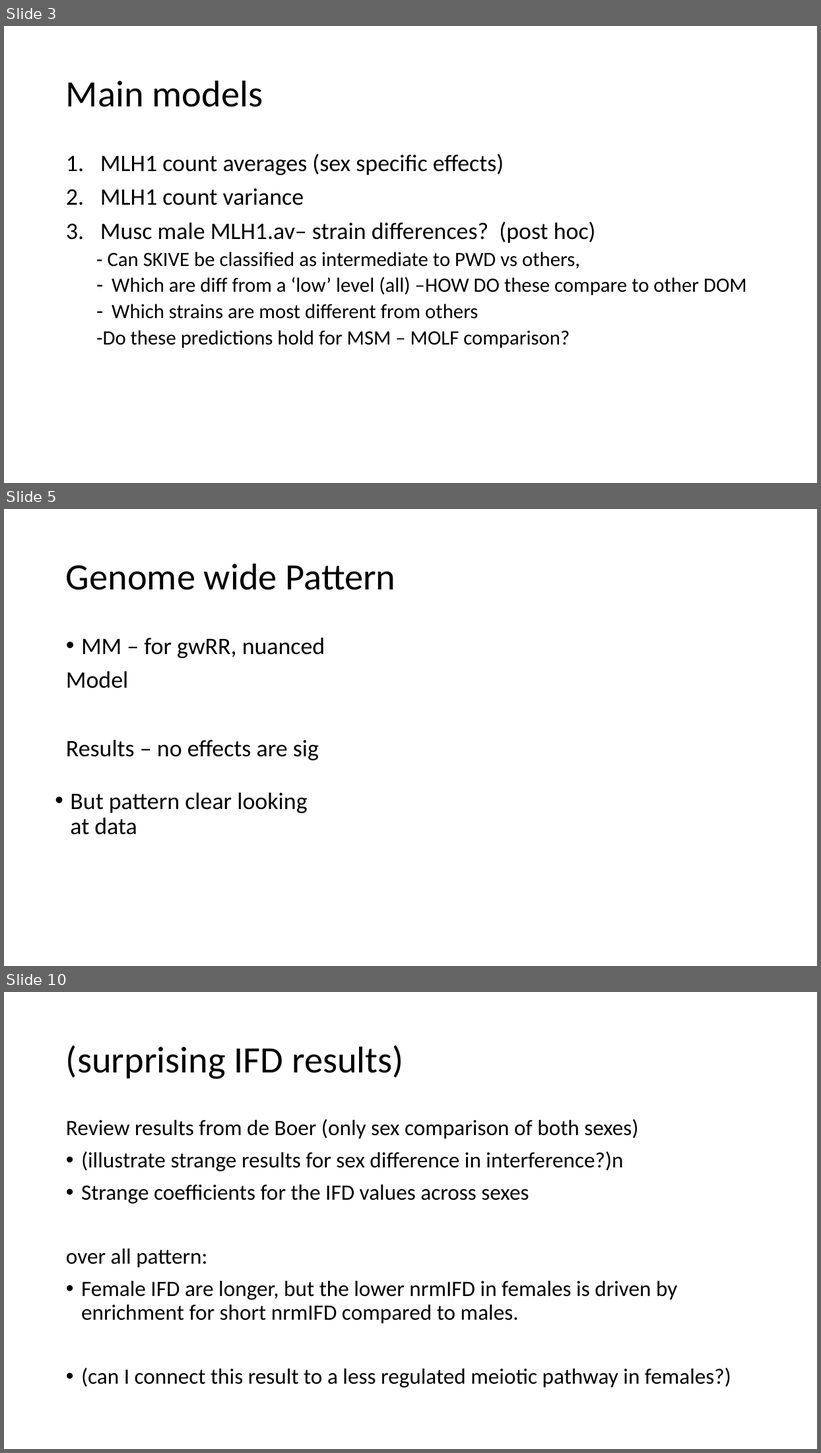
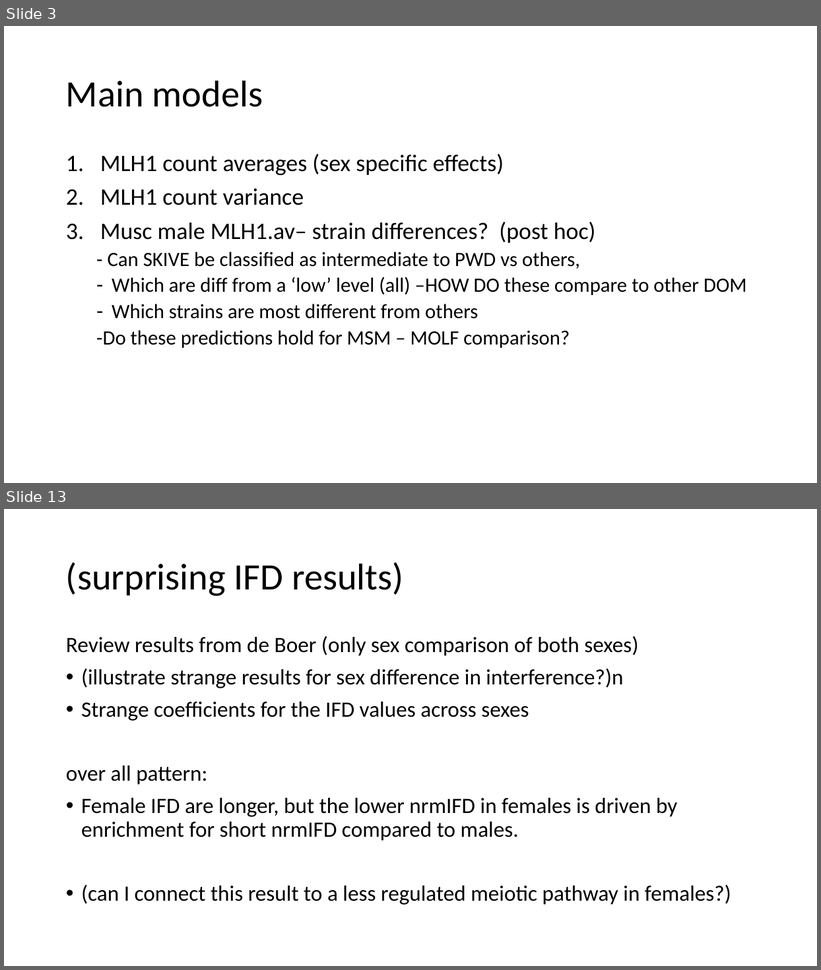
Before and after one commit to petersoapes/MLH1repo, a slide deck: AP_labMeeting_2.12.20.pptx. Shown one above the other, each under a label of ours: slides 3, 5 and 10 before the commit, slides 3 and 13 after it; the slides between them are not shown. The pictures are 821x1453 and 821x970 pixels, drawn with LibreOffice and Linux fonts; fonts in the diff are those of the drawing. Boxes give left, top, right and bottom in pixels: in the first picture for what was removed or moved away, otherwise in the second. Text is boxed around its words. In the diff, an @@ line names an element or a change of style, - is before the commit and + after.

```diff
--- a/AP_labMeeting_2.12.20.pptx
+++ b/AP_labMeeting_2.12.20.pptx
@@ slide 5 removed at [4, 509, 817, 966], background #FFFFFF @@
@@ title removed at [66, 563, 396, 590] @@
-Genome wide Pattern
@@ text removed at [66, 638, 325, 760] @@
-• MM – for gwRR, nuanced
-Model
-Results – no effects are sig
@@ text removed at [70, 793, 307, 835] @@
-• But pattern clear looking at data
@@ what was slide 10 is now slide 13 @@
```
Also in this commit, not shown: 4 slides changed, 6 slides added, 2 other slides removed.
